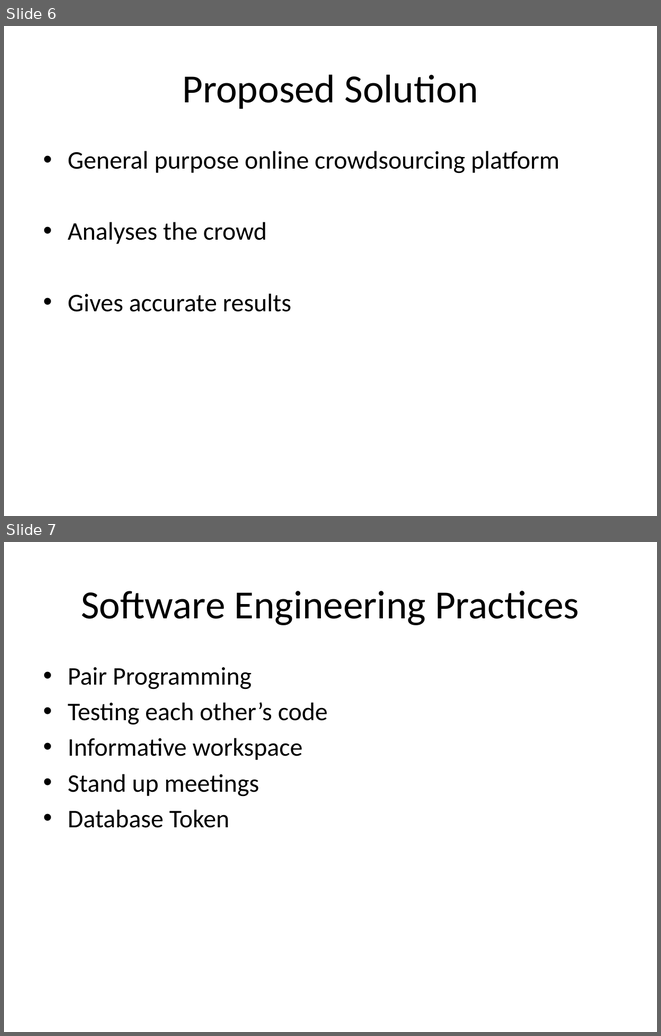
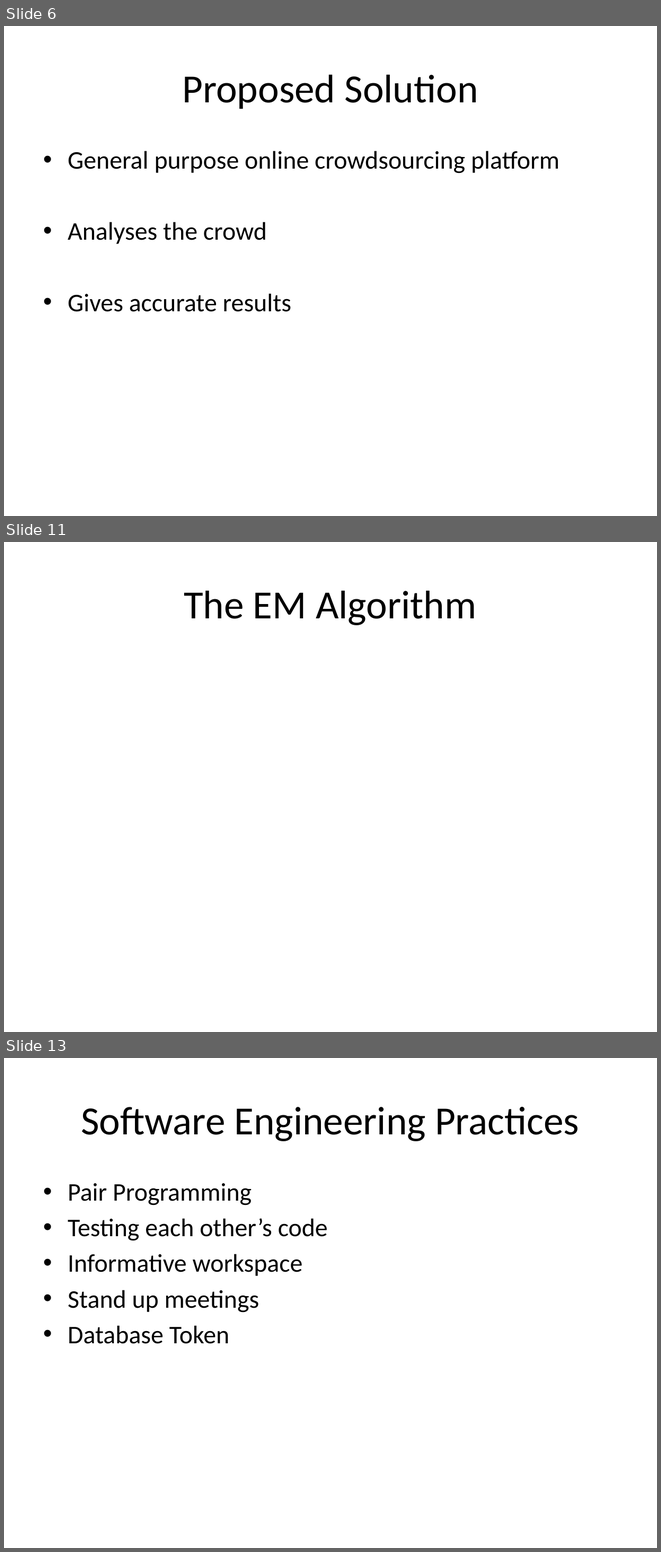
Before and after one commit to giovannic/crowdtrust, a slide deck: presentation/CrowdTrust .pptx. Shown one above the other, each under a label of ours: slides 6 and 7 before the commit, slides 6, 11 and 13 after it; the slides between them are not shown. The pictures are 661x1036 and 661x1552 pixels, drawn with LibreOffice and Linux fonts; fonts in the diff are those of the drawing; background and template pictures are left out. Boxes give left, top, right and bottom in pixels: in the first picture for what was removed or moved away, otherwise in the second. Text is boxed around its words. In the diff, an @@ line names an element or a change of style, - is before the commit and + after.

```diff
--- a/presentation/CrowdTrust .pptx
+++ b/presentation/CrowdTrust .pptx
@@ slide 11 added at (x1=4, y1=542, x2=657, y2=1032), background picture (left out) @@
@@ title added at (x1=184, y1=590, x2=477, y2=625), 44 pt, text #000000 @@
+The EM Algorithm
@@ what was slide 7 is now slide 13 @@
```
Also in this commit, not shown: 1 slide changed, 5 other slides added.
